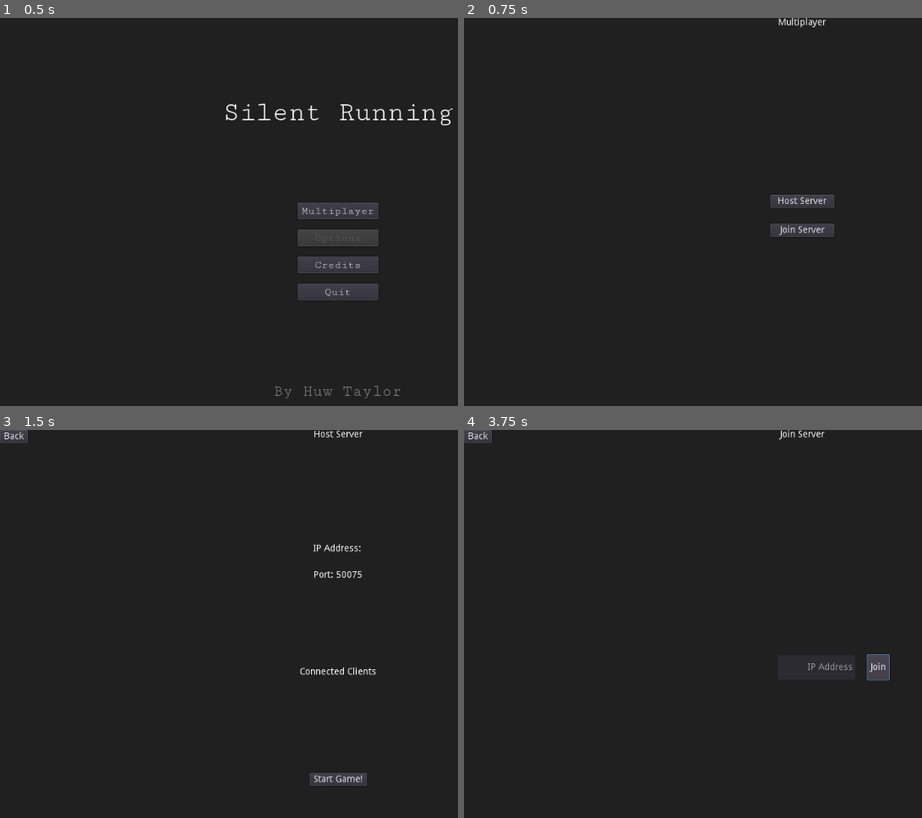
Above: before the commit, frames 1-4 (two rows, left to right).
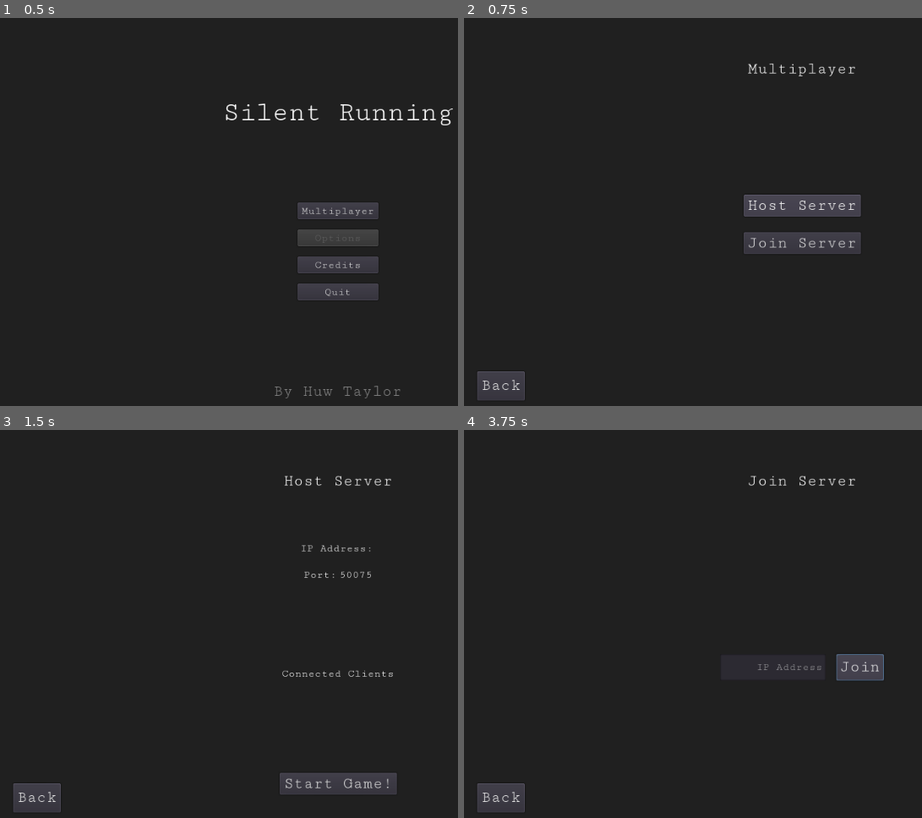
Above: after the commit, the same moments.

Repository: IMP1/silent-running-godot
Game: Godot game, scene res://scenes/Main.tscn
Two runs of this game, one before a commit and one after it. Both use one fixed random seed, a clock stepped at 60 frames per second and the inputs below.
Inputs:
- Up to frame 1 (0.5 s): no input
- Up to frame 2 (0.75 s): click "Multiplayer" at 0.5 s
- Up to frame 3 (1.5 s): click "Host Server" at 1.25 s
- Up to frame 4 (3.75 s): click "Back" at 2 s; click "Join Server" at 2.75 s; click "Join" at 3.5 s

Frame 1 is identical in both runs. In frame 2, 3.8% of the frame differs, in the area x 2-87%, y 0-99%; in frame 3, 2.9%; in frame 4, 1.9%.
Error in both runs: Invalid get index '3' (on base: 'Array'). (res://Networking.gd:15)

Commit message:
Update fonts to be more consistent across menus

Diff:
--- a/project/scenes/HostServer.gd
+++ b/project/scenes/HostServer.gd
@@ -13,6 +13,7 @@
 func _player_connected(id: int) -> void:
 	var client_label = Label.new()
 	client_label.text = "Player " + str(id)
+	client_label.set("custom_fonts/font", load("res://fonts/CutiveMono-Regular.ttf"))
 	clients[id] = client_label
 	client_list.add_child(client_label)
 
--- a/project/scenes/Lobby.tscn
+++ b/project/scenes/Lobby.tscn
@@ -1,9 +1,26 @@
-[gd_scene load_steps=5 format=2]
+[gd_scene load_steps=11 format=2]
 
 [ext_resource path="res://scenes/Multiplayer.gd" type="Script" id=1]
 [ext_resource path="res://scenes/HostServer.gd" type="Script" id=2]
 [ext_resource path="res://scenes/Lobby.gd" type="Script" id=3]
 [ext_resource path="res://scenes/JoinServer.gd" type="Script" id=4]
+[ext_resource path="res://fonts/CutiveMono-Regular.ttf" type="DynamicFontData" id=5]
+
+[sub_resource type="DynamicFont" id=3]
+size = 24
+font_data = ExtResource( 5 )
+
+[sub_resource type="DynamicFont" id=4]
+font_data = ExtResource( 5 )
+
+[sub_resource type="DynamicFont" id=7]
+font_data = ExtResource( 5 )
+
+[sub_resource type="DynamicFont" id=5]
+font_data = ExtResource( 5 )
+
+[sub_resource type="Theme" id=6]
+Label/fonts/font = SubResource( 5 )
 
 [node name="Lobby" type="Control"]
 anchor_right = 1.0
@@ -14,6 +31,7 @@
 }
 
 [node name="Multiplayer" type="Control" parent="."]
+visible = false
 anchor_right = 1.0
 anchor_bottom = 1.0
 script = ExtResource( 1 )
@@ -25,8 +43,11 @@
 anchor_left = 0.5
 anchor_right = 0.5
 margin_left = -36.0
+margin_top = 64.0
 margin_right = 36.0
 margin_bottom = 14.0
+grow_horizontal = 2
+custom_fonts/font = SubResource( 3 )
 text = "Multiplayer"
 align = 1
 valign = 1
@@ -43,6 +64,7 @@
 margin_top = -32.0
 margin_right = 48.5
 margin_bottom = 32.0
+grow_horizontal = 2
 custom_constants/separation = 24
 alignment = 1
 __meta__ = {
@@ -50,15 +72,32 @@
 }
 
 [node name="HostServer" type="Button" parent="Multiplayer/Buttons"]
-margin_right = 97.0
-margin_bottom = 20.0
+margin_right = 177.0
+margin_bottom = 33.0
+grow_horizontal = 2
+custom_fonts/font = SubResource( 3 )
 text = "Host Server"
 
 [node name="JoinServer" type="Button" parent="Multiplayer/Buttons"]
-margin_top = 44.0
-margin_right = 97.0
-margin_bottom = 64.0
+margin_top = 57.0
+margin_right = 177.0
+margin_bottom = 90.0
+grow_horizontal = 2
+custom_fonts/font = SubResource( 3 )
 text = "Join Server"
+
+[node name="Back" type="Button" parent="Multiplayer"]
+anchor_top = 1.0
+anchor_bottom = 1.0
+margin_left = 20.0
+margin_top = -64.0
+margin_right = 12.0
+margin_bottom = -20.0
+custom_fonts/font = SubResource( 3 )
+text = "Back"
+__meta__ = {
+"_edit_use_anchors_": false
+}
 
 [node name="HostServer" type="Control" parent="."]
 visible = false
@@ -73,19 +112,17 @@
 anchor_left = 0.5
 anchor_right = 0.5
 margin_left = -42.5
+margin_top = 64.0
 margin_right = 42.5
 margin_bottom = 14.0
+grow_horizontal = 2
+custom_fonts/font = SubResource( 3 )
 text = "Host Server"
 align = 1
 valign = 1
 __meta__ = {
 "_edit_use_anchors_": false
 }
-
-[node name="Back" type="Button" parent="HostServer"]
-margin_right = 42.0
-margin_bottom = 20.0
-text = "Back"
 
 [node name="IP" type="HBoxContainer" parent="HostServer"]
 anchor_left = 0.5
@@ -96,15 +133,18 @@
 margin_top = -20.0
 margin_right = 38.5
 margin_bottom = 20.0
+grow_horizontal = 2
 alignment = 1
 __meta__ = {
 "_edit_use_anchors_": false
 }
 
 [node name="Label" type="Label" parent="HostServer/IP"]
-margin_top = 13.0
-margin_right = 73.0
-margin_bottom = 27.0
+margin_top = 10.0
+margin_right = 110.0
+margin_bottom = 29.0
+grow_horizontal = 0
+custom_fonts/font = SubResource( 4 )
 text = "IP Address:"
 align = 2
 valign = 1
@@ -113,10 +153,11 @@
 }
 
 [node name="IpAddress" type="Label" parent="HostServer/IP"]
-margin_left = 77.0
-margin_top = 13.0
-margin_right = 77.0
-margin_bottom = 27.0
+margin_left = 114.0
+margin_top = 10.0
+margin_right = 114.0
+margin_bottom = 29.0
+custom_fonts/font = SubResource( 4 )
 valign = 1
 __meta__ = {
 "_edit_use_anchors_": false
@@ -131,16 +172,19 @@
 margin_top = 20.0
 margin_right = 38.5
 margin_bottom = 60.0
+grow_horizontal = 2
 alignment = 1
 __meta__ = {
 "_edit_use_anchors_": false
 }
 
 [node name="Label" type="Label" parent="HostServer/Port"]
-margin_left = 21.0
-margin_top = 13.0
-margin_right = 51.0
-margin_bottom = 27.0
+margin_left = 11.0
+margin_top = 10.0
+margin_right = 61.0
+margin_bottom = 29.0
+grow_horizontal = 0
+custom_fonts/font = SubResource( 4 )
 text = "Port:"
 align = 2
 valign = 1
@@ -149,10 +193,11 @@
 }
 
 [node name="Port" type="Label" parent="HostServer/Port"]
-margin_left = 55.0
-margin_top = 13.0
-margin_right = 55.0
-margin_bottom = 27.0
+margin_left = 65.0
+margin_top = 10.0
+margin_right = 65.0
+margin_bottom = 29.0
+custom_fonts/font = SubResource( 4 )
 valign = 1
 __meta__ = {
 "_edit_use_anchors_": false
@@ -162,6 +207,9 @@
 anchor_top = 0.6
 anchor_right = 1.0
 anchor_bottom = 1.0
+__meta__ = {
+"_edit_use_anchors_": false
+}
 
 [node name="Title" type="Label" parent="HostServer/Clients"]
 anchor_left = 0.5
@@ -169,6 +217,8 @@
 margin_left = -58.0
 margin_right = 58.0
 margin_bottom = 14.0
+grow_horizontal = 2
+custom_fonts/font = SubResource( 4 )
 text = "Connected Clients"
 __meta__ = {
 "_edit_use_anchors_": false
@@ -193,13 +243,27 @@
 margin_left = -43.5
 margin_top = -20.0
 margin_right = 43.5
+grow_horizontal = 2
+custom_fonts/font = SubResource( 3 )
 text = "Start Game!"
 __meta__ = {
 "_edit_use_anchors_": false
 }
 
+[node name="Back" type="Button" parent="HostServer"]
+anchor_top = 1.0
+anchor_bottom = 1.0
+margin_left = 20.0
+margin_top = -64.0
+margin_right = 92.0
+margin_bottom = -20.0
+custom_fonts/font = SubResource( 3 )
+text = "Back"
+__meta__ = {
+"_edit_use_anchors_": false
+}
+
 [node name="JoinServer" type="Control" parent="."]
-visible = false
 anchor_right = 1.0
 anchor_bottom = 1.0
 script = ExtResource( 4 )
@@ -211,19 +275,17 @@
 anchor_left = 0.5
 anchor_right = 0.5
 margin_left = -42.5
+margin_top = 64.0
 margin_right = 42.5
 margin_bottom = 14.0
+grow_horizontal = 2
+custom_fonts/font = SubResource( 3 )
 text = "Join Server"
 align = 1
 valign = 1
 __meta__ = {
 "_edit_use_anchors_": false
 }
-
-[node name="Back" type="Button" parent="JoinServer"]
-margin_right = 42.0
-margin_bottom = 20.0
-text = "Back"
 
 [node name="IP" type="HBoxContainer" parent="JoinServer"]
 anchor_left = 0.5
@@ -234,6 +296,7 @@
 margin_top = -20.0
 margin_right = 38.5
 margin_bottom = 20.0
+grow_horizontal = 2
 custom_constants/separation = 16
 alignment = 1
 __meta__ = {
@@ -241,16 +304,18 @@
 }
 
 [node name="IpAddress" type="LineEdit" parent="JoinServer/IP"]
-margin_right = 120.0
+margin_right = 160.0
 margin_bottom = 40.0
-rect_min_size = Vector2( 120, 0 )
+rect_min_size = Vector2( 160, 0 )
+custom_fonts/font = SubResource( 7 )
 align = 2
 placeholder_text = "IP Address"
 
 [node name="Connect" type="Button" parent="JoinServer/IP"]
-margin_left = 136.0
-margin_right = 171.0
+margin_left = 176.0
+margin_right = 248.0
 margin_bottom = 40.0
+custom_fonts/font = SubResource( 3 )
 text = "Join"
 
 [node name="CurrentState" type="Label" parent="JoinServer"]
@@ -261,7 +326,23 @@
 margin_left = -20.0
 margin_top = -14.0
 margin_right = 20.0
+grow_horizontal = 2
+custom_fonts/font = SubResource( 3 )
 align = 1
+__meta__ = {
+"_edit_use_anchors_": false
+}
+
+[node name="Back" type="Button" parent="JoinServer"]
+anchor_top = 1.0
+anchor_bottom = 1.0
+margin_left = 20.0
+margin_top = -64.0
+margin_right = 42.0
+margin_bottom = -20.0
+theme = SubResource( 6 )
+custom_fonts/font = SubResource( 3 )
+text = "Back"
 __meta__ = {
 "_edit_use_anchors_": false
 }
@@ -270,8 +351,9 @@
 
 [connection signal="pressed" from="Multiplayer/Buttons/HostServer" to="Multiplayer" method="_on_CreateServer"]
 [connection signal="pressed" from="Multiplayer/Buttons/JoinServer" to="Multiplayer" method="_on_JoinServer"]
+[connection signal="pressed" from="Multiplayer/Back" to="Multiplayer" method="_on_Back"]
+[connection signal="pressed" from="HostServer/StartGame" to="HostServer" method="_on_StartGame"]
 [connection signal="pressed" from="HostServer/Back" to="HostServer" method="_on_Back"]
-[connection signal="pressed" from="HostServer/StartGame" to="HostServer" method="_on_StartGame"]
+[connection signal="pressed" from="JoinServer/IP/Connect" to="JoinServer" method="_on_Connect"]
 [connection signal="pressed" from="JoinServer/Back" to="JoinServer" method="_on_Back"]
-[connection signal="pressed" from="JoinServer/IP/Connect" to="JoinServer" method="_on_Connect"]
 [connection signal="request_completed" from="HTTPRequest" to="." method="_on_http_response"]
--- a/project/scenes/Multiplayer.gd
+++ b/project/scenes/Multiplayer.gd
@@ -1,6 +1,7 @@
 extends Control
 
 var external_ip_address : String = "" setget set_ip_address
+onready var main = $"/root/Main"
 
 func set_ip_address(address):
 	external_ip_address = address
@@ -19,3 +20,6 @@
 func _on_JoinServer() -> void:
 	$"../JoinServer".visible = true
 	visible = false
+
+func _on_Back() -> void:
+	main.transition_scene("res://scenes/Title.tscn")
